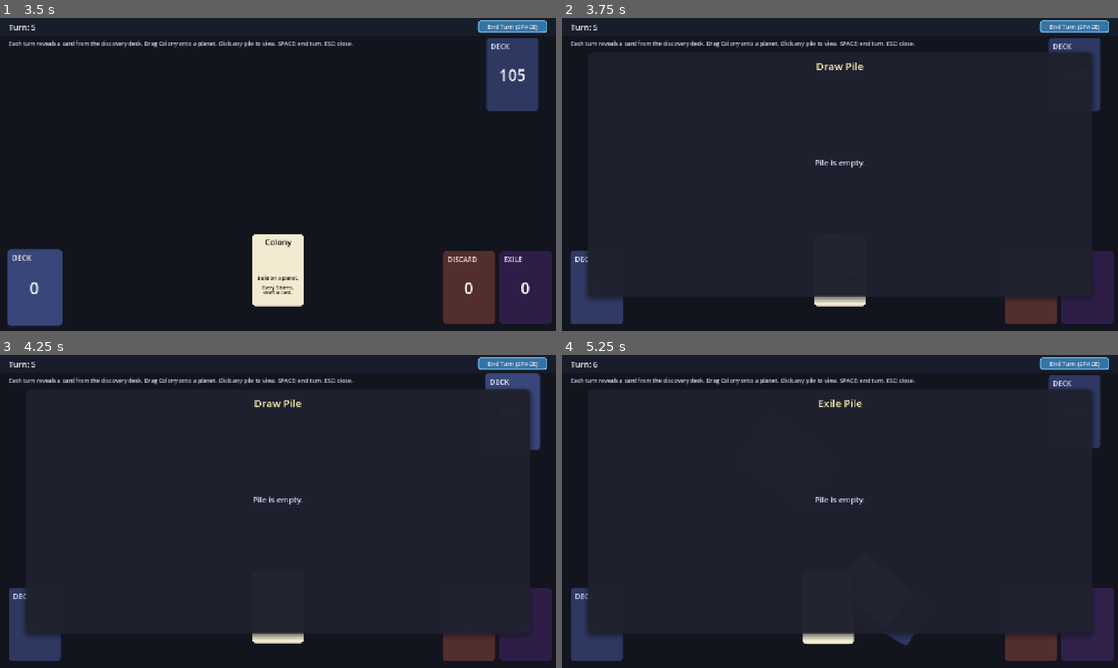
Above: before the commit, frames 1-4 (two rows, left to right).
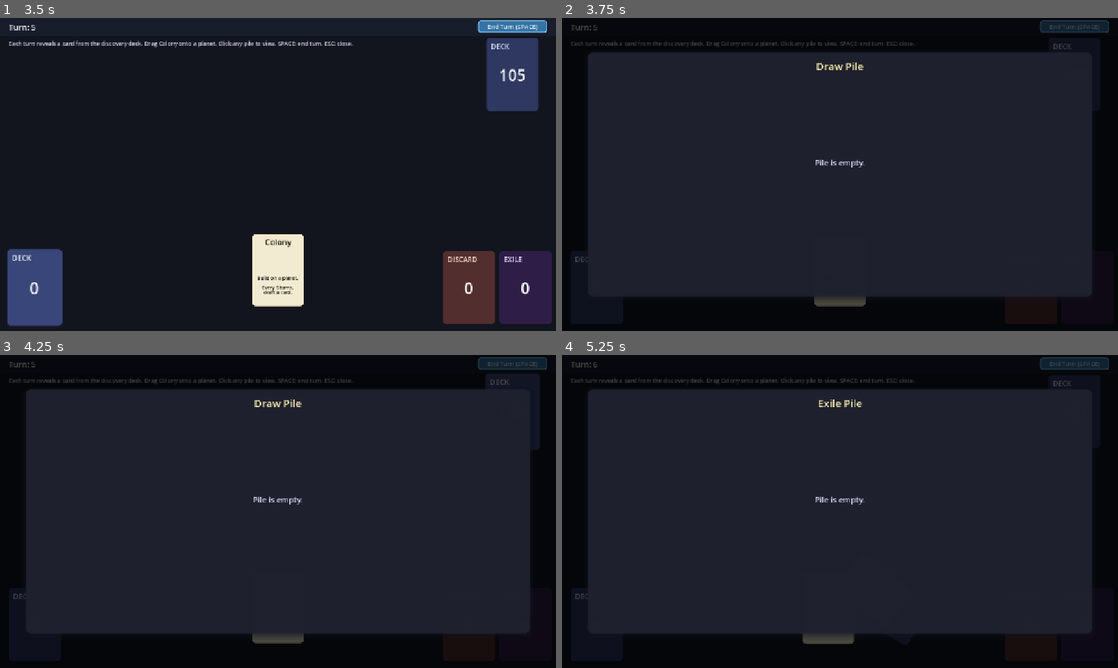
Above: after the commit, the same moments.

Repository: nedink/card-battler
Game: Godot game, scene res://scenes/main.tscn
Same seed, same stepped clock (60 frames per second), same inputs: the game is played once before the commit and once after it.
Inputs (mouse positions are in pixels of both pictures, inside the frame that each line leads up to):
- Up to frame 1 (3.5 s): click "End Turn (SPACE)" at 0.5 s; click "End Turn (SPACE)" at 1.25 s; click "End Turn (SPACE)" at 2 s; tap Enter at 2.75 s; drag from (511, 74) to (33, 287) at 2.77 s
- Up to frame 2 (3.75 s): drag from (595, 287) to (1073, 74) at 3.52 s
- Up to frame 3 (4.25 s): no input
- Up to frame 4 (5.25 s): move the mouse to (1029, 624) at 4.27 s; click (1029, 624) at 4.42 s; tap Space at 5 s; drag from (1090, 624) to (595, 624) at 5.02 s

Frame 1 is identical in both runs. In frame 2, 11% of the frame differs, in the area x 0-100%, y 0-98%; in frame 3, 11%; in frame 4, 11%.

Commit message:
Split hand and modals onto their own CanvasLayers
Co-Authored-By: Claude Opus 4.7 <noreply@anthropic.com>

Diff:
--- a/scenes/deck.tscn
+++ b/scenes/deck.tscn
@@ -1,6 +1,6 @@
-[gd_scene load_steps=4 format=3]
+[gd_scene format=3 uid="uid://djrxviik5rjsm"]
 
-[ext_resource type="Script" path="res://scripts/deck.gd" id="1_deck"]
+[ext_resource type="Script" uid="uid://l48e0xusyi1b" path="res://scripts/deck.gd" id="1_deck"]
 
 [sub_resource type="StyleBoxFlat" id="StyleBoxFlat_deck"]
 bg_color = Color(0.18, 0.22, 0.38, 1)
@@ -15,10 +15,10 @@
 [sub_resource type="RectangleShape2D" id="RectShape_deck"]
 size = Vector2(120, 168)
 
-[node name="Deck" type="Node2D"]
+[node name="Deck" type="Node2D" unique_id=14507088]
 script = ExtResource("1_deck")
 
-[node name="Body" type="Panel" parent="."]
+[node name="Body" type="Panel" parent="." unique_id=164543303]
 offset_left = -60.0
 offset_top = -84.0
 offset_right = 60.0
@@ -26,27 +26,27 @@
 mouse_filter = 2
 theme_override_styles/panel = SubResource("StyleBoxFlat_deck")
 
-[node name="TitleLabel" type="Label" parent="Body"]
+[node name="TitleLabel" type="Label" parent="Body" unique_id=2042049774]
+layout_mode = 0
 offset_left = 10.0
 offset_top = 8.0
 offset_right = 110.0
 offset_bottom = 32.0
-mouse_filter = 2
-text = "DECK"
 theme_override_colors/font_color = Color(0.85, 0.92, 1, 1)
 theme_override_font_sizes/font_size = 16
+text = "DECK"
 
-[node name="CountLabel" type="Label" parent="Body"]
+[node name="CountLabel" type="Label" parent="Body" unique_id=1346490535]
+layout_mode = 0
 offset_top = 60.0
 offset_right = 120.0
 offset_bottom = 110.0
-mouse_filter = 2
+theme_override_colors/font_color = Color(1, 1, 1, 1)
+theme_override_font_sizes/font_size = 36
 text = "0"
 horizontal_alignment = 1
-theme_override_colors/font_color = Color(1, 1, 1, 1)
-theme_override_font_sizes/font_size = 36
 
-[node name="ClickArea" type="Area2D" parent="."]
+[node name="ClickArea" type="Area2D" parent="." unique_id=813808938]
 
-[node name="CollisionShape2D" type="CollisionShape2D" parent="ClickArea"]
+[node name="CollisionShape2D" type="CollisionShape2D" parent="ClickArea" unique_id=2062275914]
 shape = SubResource("RectShape_deck")
--- a/scenes/main.tscn
+++ b/scenes/main.tscn
@@ -65,11 +65,14 @@
 [node name="ExilePile" parent="." unique_id=12849112 instance=ExtResource("8_exile")]
 position = Vector2(1210, 620)
 
-[node name="Hand" type="Node2D" parent="." unique_id=223713731]
+[node name="HandLayer" type="CanvasLayer" parent="."]
+layer = 5
+
+[node name="Hand" type="Node2D" parent="HandLayer" unique_id=223713731]
 position = Vector2(640, 640)
 script = ExtResource("2_hand")
 
-[node name="Path2D" type="Path2D" parent="Hand" unique_id=1371580635]
+[node name="Path2D" type="Path2D" parent="HandLayer/Hand" unique_id=1371580635]
 curve = SubResource("Curve2D_hand")
 
 [node name="Instructions" type="Label" parent="." unique_id=1028696784]
@@ -82,7 +85,3 @@
 text = "Each turn reveals a card from the discovery deck. Drag Colony onto a planet. Click any pile to view. SPACE: end turn. ESC: close."
 
 [node name="PileViewer" parent="." unique_id=792158431 instance=ExtResource("9_pv")]
-layout_mode = 3
-anchors_preset = 15
-grow_horizontal = 2
-grow_vertical = 2
--- a/scenes/pile_viewer.tscn
+++ b/scenes/pile_viewer.tscn
@@ -12,11 +12,8 @@
 shadow_size = 12
 shadow_offset = Vector2(0, 4)
 
-[node name="PileViewer" type="Control"]
-anchor_right = 1.0
-anchor_bottom = 1.0
-mouse_filter = 1
-z_index = 1500
+[node name="PileViewer" type="CanvasLayer"]
+layer = 10
 script = ExtResource("1_pv")
 
 [node name="Backdrop" type="ColorRect" parent="."]
--- a/scripts/card.gd
+++ b/scripts/card.gd
@@ -301,19 +301,28 @@
 func get_stack_top() -> Card:
 	# The chain leaf — deepest descendant down the chain. New cards attach here.
 	var n: Card = self
-	var c := _next_chain_child(n)
+	var c := Card.next_chain_child(n)
 	while c != null:
 		n = c
-		c = _next_chain_child(n)
+		c = Card.next_chain_child(n)
 	return n
 
-func _next_chain_child(c: Card) -> Card:
+static func next_chain_child(c: Card) -> Card:
 	# A card can have non-Card children (Body etc.) — walk children for the
 	# first Card child, which is the next link in the stack chain.
 	for child in c.get_children():
 		if child is Card:
 			return child
 	return null
+
+static func disable_input_subtree(node: Node) -> void:
+	# Make a card display-only by passing all mouse events through every
+	# Control in its subtree. Used by the pile viewer and draft modal so a
+	# transparent slot behind each card receives the click.
+	if node is Control:
+		(node as Control).mouse_filter = Control.MOUSE_FILTER_IGNORE
+	for child in node.get_children():
+		disable_input_subtree(child)
 
 func get_stack_top_card_types() -> Array:
 	return get_stack_top().card_types
@@ -389,12 +398,12 @@
 	# via the attach tween — skip the write for them so the two animations
 	# don't fight.
 	_step = value
-	var c := _next_chain_child(self)
+	var c := Card.next_chain_child(self)
 	while c != null:
 		c._step = value
 		if not c._attaching:
 			c.position = Vector2(0.0, value)
-		c = _next_chain_child(c)
+		c = Card.next_chain_child(c)
 
 # ---------------------------------------------------------------------------
 # Hit testing
--- a/scripts/draft_modal.gd
+++ b/scripts/draft_modal.gd
@@ -70,7 +70,7 @@
 		card.scale = Vector2(CARD_SCALE, CARD_SCALE)
 		card.set_rest(card_pos, 0.0)
 		# Clicks are caught by the slot — let them pass through the card visuals.
-		_disable_input(card)
+		Card.disable_input_subtree(card)
 		_cards.append(card)
 
 	_hovered_index = -1
@@ -153,9 +153,3 @@
 	_cards.clear()
 	_slot_controls.clear()
 	_hovered_index = -1
-
-func _disable_input(node: Node) -> void:
-	if node is Control:
-		(node as Control).mouse_filter = Control.MOUSE_FILTER_IGNORE
-	for c in node.get_children():
-		_disable_input(c)
--- a/scripts/hand.gd
+++ b/scripts/hand.gd
@@ -159,7 +159,7 @@
 	_hovered_card = null
 	card.set_hovered(false)
 	card.start_drag()
-	card.z_index = ZLayers.DRAG
+	card.z_index = ZLayers.HAND_DRAG
 	# Re-layout the remaining cards so the gap closes immediately.
 	layout()
 
@@ -258,7 +258,7 @@
 	_hovered_card = found
 	if found != null:
 		found.set_hovered(true)
-		found.z_index = ZLayers.HOVER
+		found.z_index = ZLayers.HAND_HOVER
 
 func _point_in_card(card: Card, world_point: Vector2) -> bool:
 	# Hit-test against the rest pose, expanded upward to cover the hover lift.
--- a/scripts/main.gd
+++ b/scripts/main.gd
@@ -71,15 +71,15 @@
 enum Phase { DRAW, PLAY, END_TURN }
 
 @onready var deck: Deck = $PlayerDeck
-@onready var hand: Hand = $Hand
+@onready var hand: Hand = $HandLayer/Hand
 @onready var discard: DiscardPile = $DiscardPile
 @onready var exile_pile: ExilePile = $ExilePile
 @onready var planet_deck: Deck = $PlanetDeck
 @onready var play_space: PlaySpace = $PlaySpace
 @onready var hud: Hud = $Hud
 @onready var end_turn_button: Button = $EndTurnButton
-# Cast required because the instanced scene's static root type is `Control`
-# (the script class_name doesn't propagate through `$NodePath` lookup).
+# Cast required because the script class_name doesn't propagate through
+# `$NodePath` lookup (the static root type is `CanvasLayer`).
 @onready var pile_viewer: PileViewer = $PileViewer as PileViewer
 
 var _showcasing: Array[Card] = []
--- a/scripts/pile_viewer.gd
+++ b/scripts/pile_viewer.gd
@@ -1,8 +1,11 @@
-class_name PileViewer extends Control
+class_name PileViewer extends CanvasLayer
 
 # Full-screen overlay that shows every card in a pile (deck/discard/exile) as
 # a grid of mini Card instances. Clicking the dim backdrop or pressing Esc
 # dismisses it.
+#
+# Lives on its own CanvasLayer so it sits above the world without fighting
+# z_index against board cards. Mirrors DraftModal's structure.
 #
 # Calls into card.gd's `configure()` so the rendered mini cards reuse the
 # exact same visuals (cost icons, name, body text, color) as live cards.
@@ -70,7 +73,7 @@
 			# gui_input handler (and through it to the backdrop) so the user can
 			# dismiss the viewer by clicking anywhere — over a card, the panel
 			# background, or the dim backdrop.
-			_disable_input(card)
+			Card.disable_input_subtree(card)
 			card.scale = Vector2(CARD_SCALE, CARD_SCALE)
 			var col: int = i % CARDS_PER_ROW
 			var row: int = i / CARDS_PER_ROW
@@ -95,9 +98,3 @@
 func _on_backdrop_input(event: InputEvent) -> void:
 	if event is InputEventMouseButton and event.pressed:
 		hide_viewer()
-
-func _disable_input(node: Node) -> void:
-	if node is Control:
-		(node as Control).mouse_filter = Control.MOUSE_FILTER_IGNORE
-	for c in node.get_children():
-		_disable_input(c)
--- a/scripts/play_space.gd
+++ b/scripts/play_space.gd
@@ -125,7 +125,7 @@
 		while n != null:
 			if tag in n.card_types:
 				return r
-			n = _next_chain_child(n)
+			n = Card.next_chain_child(n)
 	return null
 
 func has_card_with_tag(tag: String) -> bool:
@@ -146,7 +146,7 @@
 	var n: Card = root
 	while n != null:
 		out.append(n)
-		n = _next_chain_child(n)
+		n = Card.next_chain_child(n)
 
 # Drop a hand-owned `card` onto `target`. Hand calls this (via main.gd) when
 # the player releases a draggable hand card over a stack with a matching top.
@@ -423,7 +423,7 @@
 				if depth > best_depth:
 					best_depth = depth
 					best = n
-			n = _next_chain_child(n)
+			n = Card.next_chain_child(n)
 			depth += 1
 	return best
 
@@ -433,12 +433,6 @@
 		if child is Card:
 			arr.append(child)
 	return arr
-
-static func _next_chain_child(c: Card) -> Card:
-	for child in c.get_children():
-		if child is Card:
-			return child
-	return null
 
 # ---------------------------------------------------------------------------
 # Pan / zoom
--- a/scripts/z_layers.gd
+++ b/scripts/z_layers.gd
@@ -1,53 +1,63 @@
 class_name ZLayers extends RefCounted
 
-# Single source of truth for every z_index value used in the game. Keep
-# this in sync with the band layout below — each band leaves headroom for
-# the bands above it so a card lifted by one rule never gets occluded by
-# another rule firing below.
+# Single source of truth for every z_index value used in the game.
 #
-# Band layout (low → high):
+# The game now spans three CanvasLayers, and z_index only fights between
+# nodes on the same layer. That lets each layer's band layout stay tight.
+#
+# Default layer (world, layer=0):
 #
 #   BG               =  -10   Static background ColorRect.
 #   RESHUFFLE        =   -1   Discard→deck card-back arc (renders behind board).
 #   ARC_BACK         =   50   Planet-deck→cell card-back during emit-arc anim.
+#   NATURAL_RANGE    = ±1000  Board stack roots, clamped to cell y so
+#                             southerly stacks render in front of northerly
+#                             ones. Stack chain children inherit z relatively
+#                             via STACK_CHILD_OFFSET, so the whole chain rides
+#                             with the root.
+#   SHOWCASE_BASE    = 1500   Cards mid play→pile arc; offset by an ordinal
+#                             so simultaneous showcasing cards layer in
+#                             play order. Sits above NATURAL_RANGE so a
+#                             showcasing card draws above any board stack.
+#   HOVER            = 2000   Hover-lifted board card. Above NATURAL_RANGE +
+#                             showcase headroom.
+#   DRAG             = 2500   Actively-dragged board card. Above HOVER so
+#                             the dragged stack always wins.
+#   ARC_BUMP         =  +500  Added to a flying card's z when it enters its
+#                             arc phase, so the arc reads above any peer
+#                             still in its showcase pose.
+#   STACK_CHILD_OFFSET = 1    Each chain child sits +1 above its parent
+#                             (z_as_relative=true), so newer-on-top is free.
+#
+# HandLayer (layer=5): structurally above world, so values just need to
+# distinguish hand cards from each other.
+#
 #   HAND_FAN_BASE    =   10   Hand cards in fan order (HAND_FAN_BASE + idx).
 #                             Above 0 so freshly-drawn cards layer above end-
 #                             of-turn discards still arcing toward the pile
 #                             (those reset to z=0 in Card.discard_fly).
-#   NATURAL_RANGE    = ±3000  Board stack roots, clamped to cell y so
-#                             southerly stacks render in front of northerly
-#                             ones. Stack chain children inherit z relatively
-#                             via STACK_CHILD_OFFSET, so the whole chain rides
-#                             with the root.
-#   SHOWCASE_BASE    = 1000   Cards mid play→pile arc; offset by an ordinal
-#                             so simultaneous showcasing cards layer in
-#                             play order. Sits inside NATURAL_RANGE so a
-#                             showcasing card draws above any board stack.
-#   HOVER            = 3500   Hover-lifted card (hand OR board). Must beat
-#                             the upper edge of NATURAL_RANGE.
-#   DRAG             = 4000   Actively-dragged card (hand OR board). Above
-#                             HOVER so the dragged stack always wins.
-#   ARC_BUMP         = +1000  Added to a flying card's z when it enters its
-#                             arc phase, so the arc reads above any peer
-#                             still in its showcase pose.
-#   GODOT_Z_CAP      = 4096   Godot's CanvasItem z_index hard limit. Values
-#                             outside ±4096 are silently rejected, so we
-#                             clamp anything that might combine into the
-#                             ceiling (e.g. DRAG + ARC_BUMP).
-#   STACK_CHILD_OFFSET = 1    Each chain child sits +1 above its parent
-#                             (z_as_relative=true), so newer-on-top is free.
+#   HAND_HOVER       =  100   Hover-lifted hand card.
+#   HAND_DRAG        =  200   Actively-dragged hand card.
 #
-# Modal overlays (PileViewer, DraftModal) escape this z-space entirely by
-# living on their own CanvasLayers — no number here can fight them.
+# Modal CanvasLayers escape the world entirely:
+#   PileViewer  layer=10
+#   DraftModal  layer=20
+#
+# GODOT_Z_CAP = 4096 — Godot's CanvasItem z_index hard limit. Values outside
+# ±4096 are silently rejected, so we clamp anything that might combine into
+# the ceiling (e.g. DRAG + ARC_BUMP).
 
 const BG := -10
 const RESHUFFLE := -1
 const ARC_BACK := 50
-const HAND_FAN_BASE := 10
-const NATURAL_RANGE := 3000
-const SHOWCASE_BASE := 1000
-const HOVER := 3500
-const DRAG := 4000
-const ARC_BUMP := 1000
+const NATURAL_RANGE := 1000
+const SHOWCASE_BASE := 1500
+const HOVER := 2000
+const DRAG := 2500
+const ARC_BUMP := 500
 const GODOT_Z_CAP := 4096
 const STACK_CHILD_OFFSET := 1
+
+const HAND_FAN_BASE := 10
+const HAND_HOVER := 100
+const HAND_DRAG := 200
